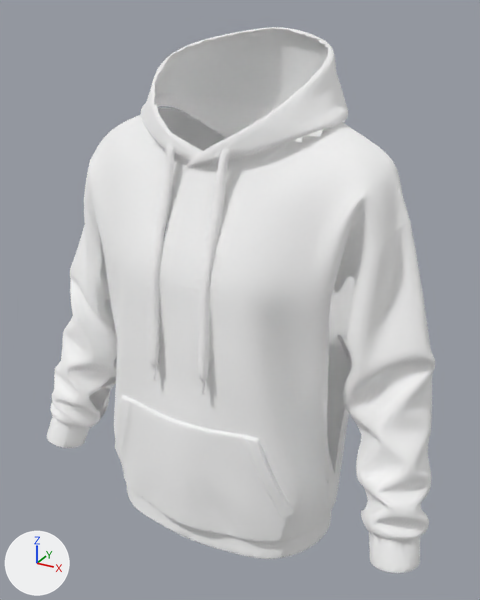
The glTF model assets/hoodie/hoodie.glb as it was, and as the next commit left it.
Camera for both pictures: a 50 mm camera at (0.584, -1.025, 0.977) aimed at (0.012, 0.013, 0.458). The lights are fixed; the arrows at lower left show +X, +Y and +Z. The picture after the commit comes second. Where no turn or scale is listed for an object, it has been applied to the vertices. Vertices at exactly the same position are counted once.

The first picture shows 'hoodie', 'hoodie_rib'.
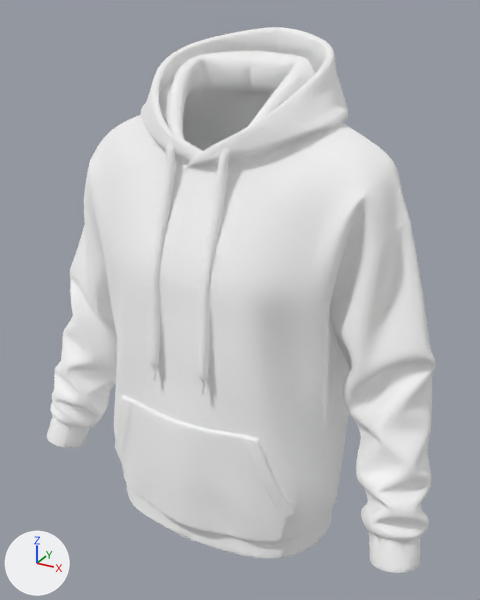
Where the newer file only moved an object's origin or applied its transform, the numbers keep the older frame.

Pixel boxes [x1, y1, x2, y2] of what changed, in the pictures (480 x 600 px):
```json
{"part": 1, "of": "me_hoodie", "change": "added", "after": [89, 28, 367, 510]}
```

The change, as JSON lines over the scene's bpy script:
```json
{"block": "me_hoodie", "where": "# used by ob_hoodie; location = (0.0, 0.013, 0.498)"}
{"op": "remove", "block": "me_hoodie", "code": "me_hoodie.from_pydata(...)  # 21303 vertices, 41309 faces; spans x -0.434..0.434, y -0.212..0.212, z -0.446..0.446"}
{"op": "add", "block": "me_hoodie", "code": "me_hoodie.from_pydata(...)  # 45642 vertices, 90751 faces; spans x -0.434..0.434, y -0.212..0.212, z -0.446..0.446"}
{"block": "me_hoodie", "change": "me_hoodie part 1: 24339 vertices added at x -0.426..0.425, y -0.202..0.203, z -0.446..0.442"}
```
